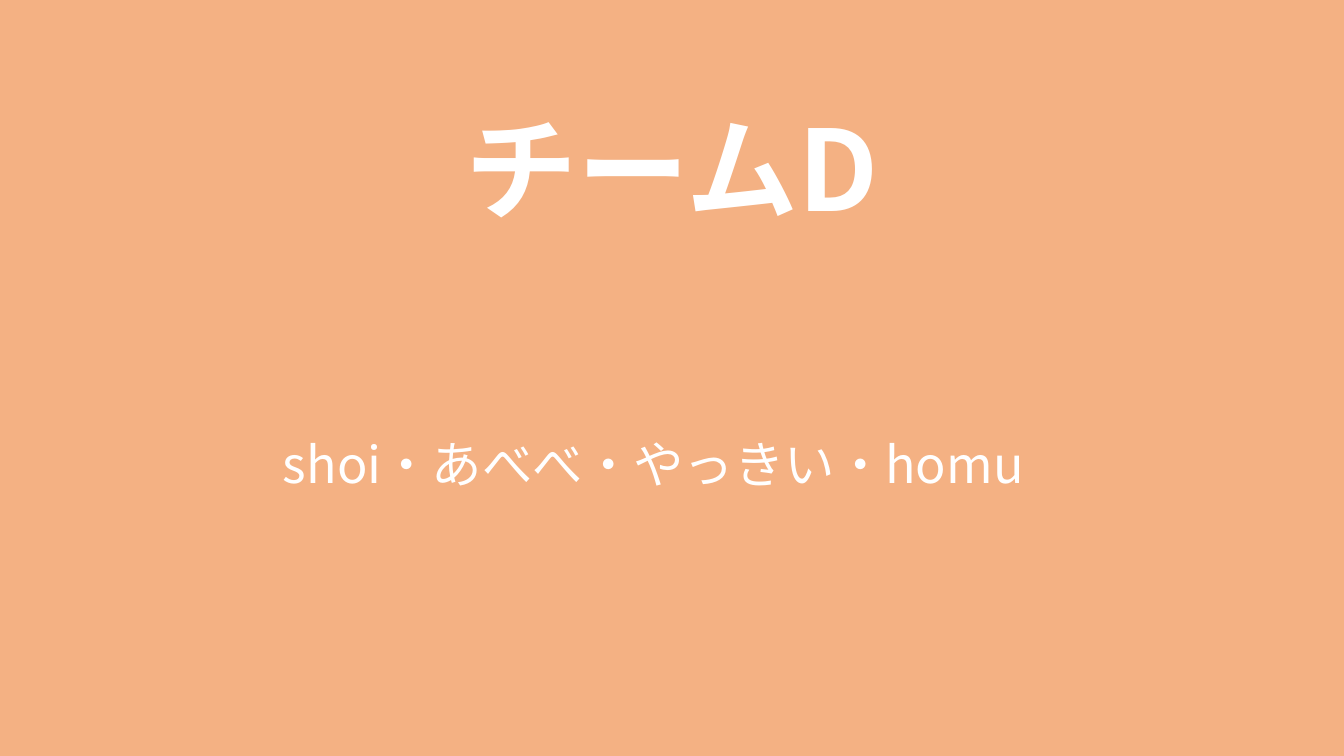
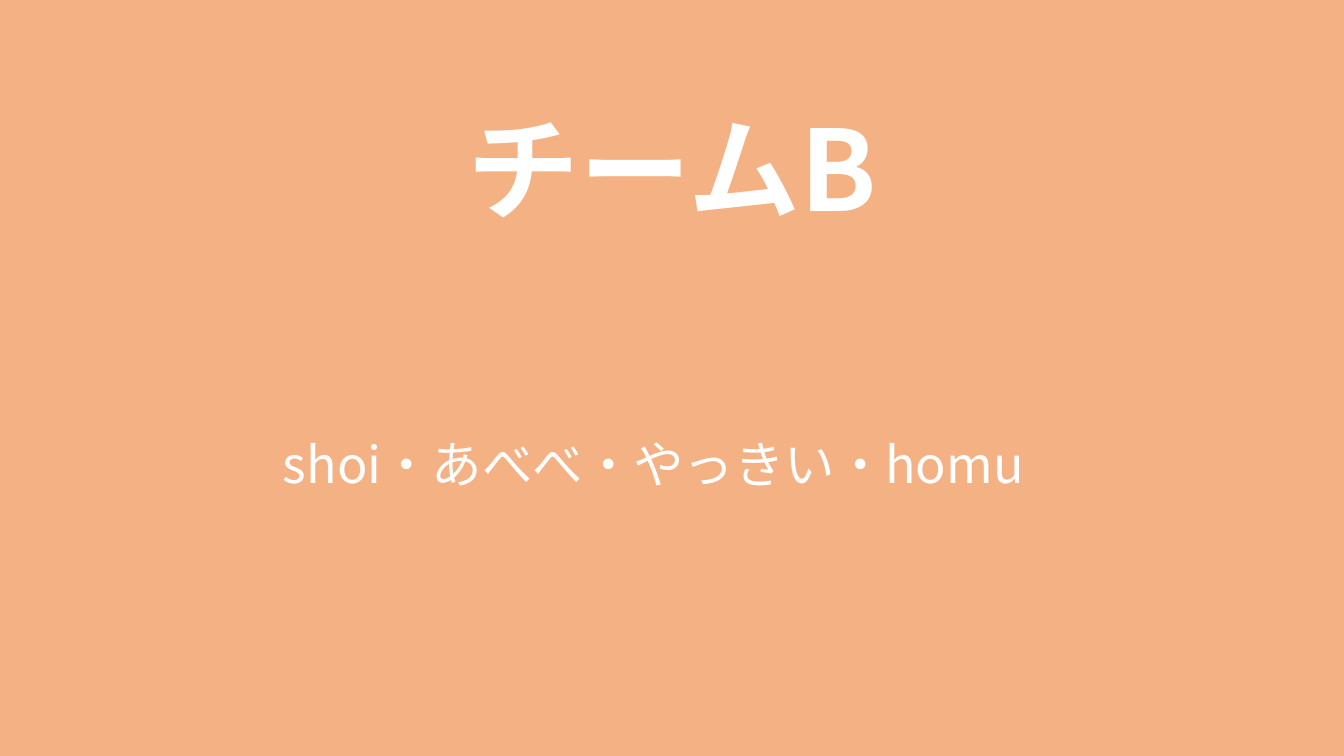
Before and after one commit to jack-app/Jackhack2019_management, a slide deck: slide 2 of チーム分け.pptx (slide 4 before the commit). Drawn at 1344x756 pixels with LibreOffice and Linux fonts; fonts in the diff are those of the drawing. Boxes give left, top, right and bottom in pixels: in the first picture for what was removed or moved away, otherwise in the second. Text is boxed around its words. In the diff, an @@ line names an element or a change of style, - is before the commit and + after.

```diff
--- a/チーム分け.pptx
+++ b/チーム分け.pptx
@@ title at (467, 122, 876, 217): text changed @@
-チームD
+チームB
```
Also in this commit, not shown: 4 other slides changed, 3 other files.
